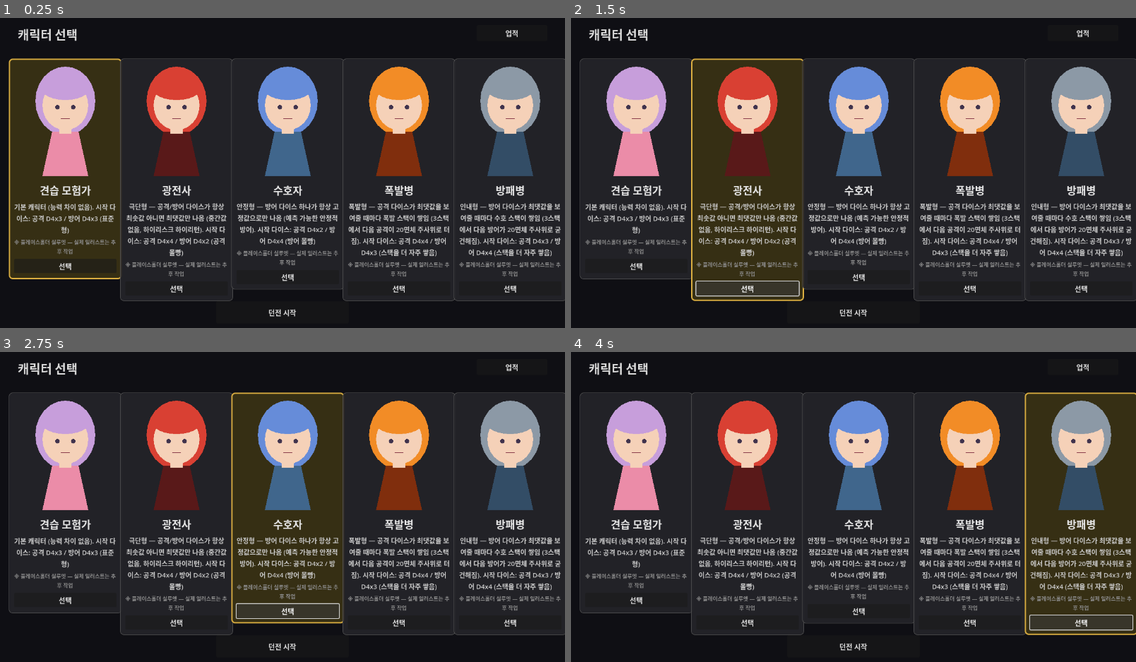
Above: before the commit, frames 1-4 (two rows, left to right).
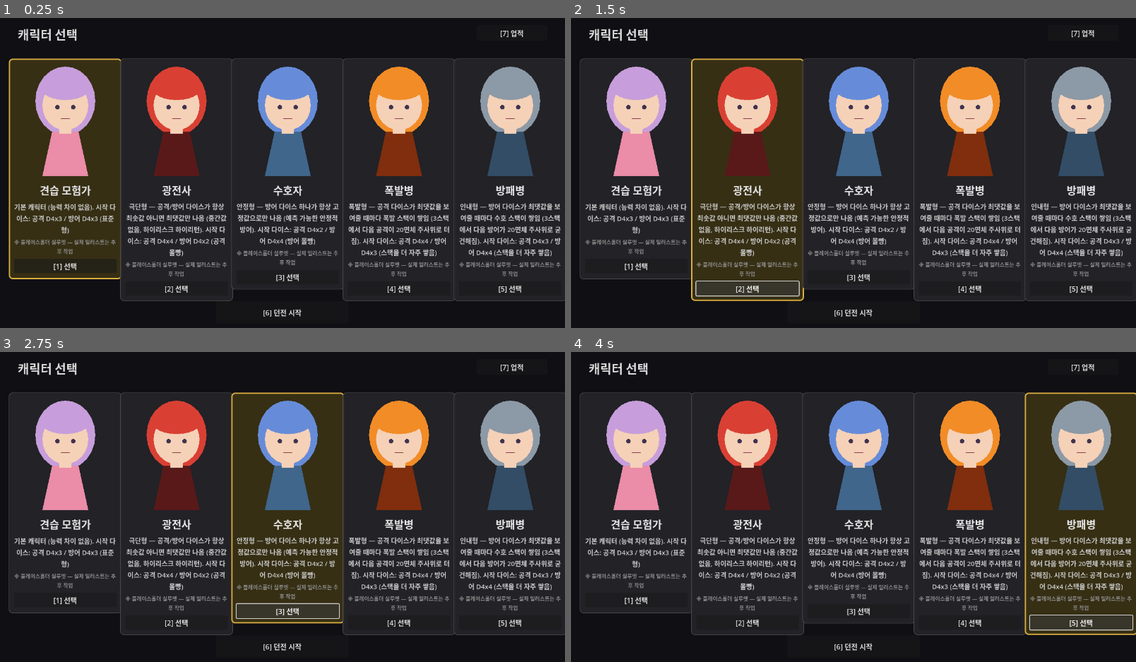
Above: after the commit, the same moments.

Repository: YGseok/ProjectD
Game: Godot game, scene res://code/scenes/character_select.tscn
The game is run twice, just before and just after one commit, with the same random seed, the same clock (stepped at 60 frames per second) and the same inputs.
Inputs (mouse positions are in pixels of both pictures, inside the frame that each line leads up to):
- Up to frame 1 (0.25 s): no input
- Up to frame 2 (1.5 s): click (638, 266) at 0.5 s, where only the run before the commit has a clickable "선택"; click (746, 287) at 1.25 s, where only the run before the commit has a clickable "선택"
- Up to frame 3 (2.75 s): click (288, 612) at 2 s, where only the run before the commit has a clickable "선택"
- Up to frame 4 (4 s): click (972, 621) at 2.75 s, where only the run before the commit has a clickable "선택"; click (1079, 621) at 3.5 s, where only the run before the commit has a clickable "선택"

The runs differ from the first frame. In frame 1, 0.5% of the frame differs, in the area x 9-93%, y 3-97%; in frame 2, 0.5%; in frame 3, 0.5%; in frame 4, 0.5%.

Commit message:
feat: 캐릭터 선택 화면에 숫자 키 단축키 추가
키보드 조작 확대(INBOX.md 2026-09-14)의 이어지는 조각. 던전 맵/스토리
이벤트/특수 이벤트에 쓰던 KeyboardShortcuts 패턴을 character_select.gd에도
적용 — 카드별 "선택" 버튼(1~5) + "던전 시작"(6) + "업적"(7)에 숫자 키를
배정. 카드 선택은 버튼을 다시 만들지 않으므로 _build_cards() 호출 시점에만
한 번 배정. 실제 InputEventKey 주입 QA 훅으로 2번/7번 키 입력이 클릭과
동일하게 동작함을 확인(4/7화면 완료, 남은 화면: 상점/전투/업적 패널).

Co-Authored-By: Claude Sonnet 5 <noreply@anthropic.com>

Diff:
--- a/code/scenes/character_select.gd
+++ b/code/scenes/character_select.gd
@@ -34,6 +34,14 @@
 var _selected_id: String = CharacterProfiles.PROFILES[0]["id"]
 var _card_panels: Dictionary = {} # id -> PanelContainer (선택 강조 갱신용)
 
+## KeyboardShortcuts로 1~N 숫자 키를 순서대로 배정하는 데 쓴다(INBOX.md 2026-09-14
+## "키보드로도 조작이 되도록" — 던전 맵/스토리 이벤트/특수 이벤트에 이어 이 화면에도
+## 같은 유틸을 재사용, docs/STATUS.md 큐 16 "키보드 조작/단축키" 참고). 캐릭터 카드마다
+## "선택" 버튼(개수는 PROFILES 길이만큼, 지금 5개)이 먼저 오고, 그 뒤로 "던전 시작"/
+## "업적" 두 화면 공용 버튼이 이어진다 — 카드 목록은 _build_cards()에서 한 번만 만들고
+## 이후 카드를 다시 그리지 않으므로(선택은 강조 갱신만 함), 여기서도 한 번만 채우면 된다.
+var _shortcut_buttons: Array[Button] = []
+
 
 func _ready() -> void:
 	start_button.pressed.connect(_on_start_pressed)
@@ -52,17 +60,23 @@
 	var total_width := count * card_width + (count - 1) * CARD_GAP
 	var start_x := (1280.0 - total_width) / 2.0
 
+	var select_buttons: Array[Button] = []
 	for i in count:
 		var profile: Dictionary = CharacterProfiles.PROFILES[i]
-		var card := _make_card(profile, card_width)
+		var card := _make_card(profile, card_width, select_buttons)
 		card.position = Vector2(start_x + i * (card_width + CARD_GAP), 0)
 		cards_container.add_child(card)
 		_card_panels[profile["id"]] = card
 
 	_refresh_selection_highlight()
 
-
-func _make_card(profile: Dictionary, card_width: float) -> PanelContainer:
+	_shortcut_buttons = select_buttons
+	_shortcut_buttons.append(start_button)
+	_shortcut_buttons.append(achievement_button)
+	KeyboardShortcuts.apply_hints(_shortcut_buttons)
+
+
+func _make_card(profile: Dictionary, card_width: float, select_buttons: Array[Button]) -> PanelContainer:
 	var panel := PanelContainer.new()
 	panel.custom_minimum_size = Vector2(card_width, CARD_HEIGHT)
 	panel.mouse_filter = Control.MOUSE_FILTER_STOP
@@ -114,8 +128,22 @@
 	select_button.text = "선택"
 	select_button.pressed.connect(_on_card_selected.bind(profile["id"]))
 	vbox.add_child(select_button)
+	select_buttons.append(select_button)
 
 	return panel
+
+
+## 숫자 키(1~9)로 캐릭터 카드 "선택" 버튼(+던전 시작/업적)을 순서대로 누른다
+## (dungeon_map.gd의 같은 패턴 재사용). 업적 패널이 열려있을 때는 뒤에 가려진 버튼이
+## 함께 눌리면 안 되므로 무시한다.
+func _unhandled_input(event: InputEvent) -> void:
+	if achievement_panel.visible:
+		return
+	var idx := KeyboardShortcuts.digit_index(event)
+	if idx < 0:
+		return
+	if KeyboardShortcuts.try_press(_shortcut_buttons, idx):
+		get_viewport().set_input_as_handled()
 
 
 func _on_card_selected(id: String) -> void:
@@ -241,3 +269,23 @@
 	# 아직 갱신 전인 max_value(0에 가까움)로 클램프돼 무시된다 — call_deferred로 한 프레임
 	# 미뤄서 레이아웃이 끝난 뒤에 스크롤하도록 한다.
 	achievement_panel.call_deferred("_debug_scroll_to_bottom")
+
+
+## QA 전용 — 실제 숫자 키 입력이 _unhandled_input()을 거쳐 버튼까지 눌리는 전체 경로를
+## 확인하기 위함(dungeon_map.gd의 _debug_press_shortcut_customize와 같은 이유). "2번"은
+## PROFILES 순서상 두 번째 카드("광전사")의 "선택" 버튼에 배정되므로, 이 키를 눌렀을 때
+## 실제로 광전사 카드가 금테로 강조되는지로 검증한다.
+func _debug_press_shortcut_2() -> void:
+	var key := InputEventKey.new()
+	key.pressed = true
+	key.keycode = KEY_2
+	_unhandled_input(key)
+
+
+## QA 전용 — "7번"은 카드 5장 다음에 오는 "던전 시작"/"업적" 중 두 번째("업적")에
+## 배정되므로, 이 키를 눌렀을 때 AchievementPanel이 실제로 열리는지로 검증한다.
+func _debug_press_shortcut_7() -> void:
+	var key := InputEventKey.new()
+	key.pressed = true
+	key.keycode = KEY_7
+	_unhandled_input(key)
Not shown, changed: docs/STATUS.md
Not shown, changed: docs/STATUS_ARCHIVE.md
Not shown, changed: docs/feedback/INBOX.md
